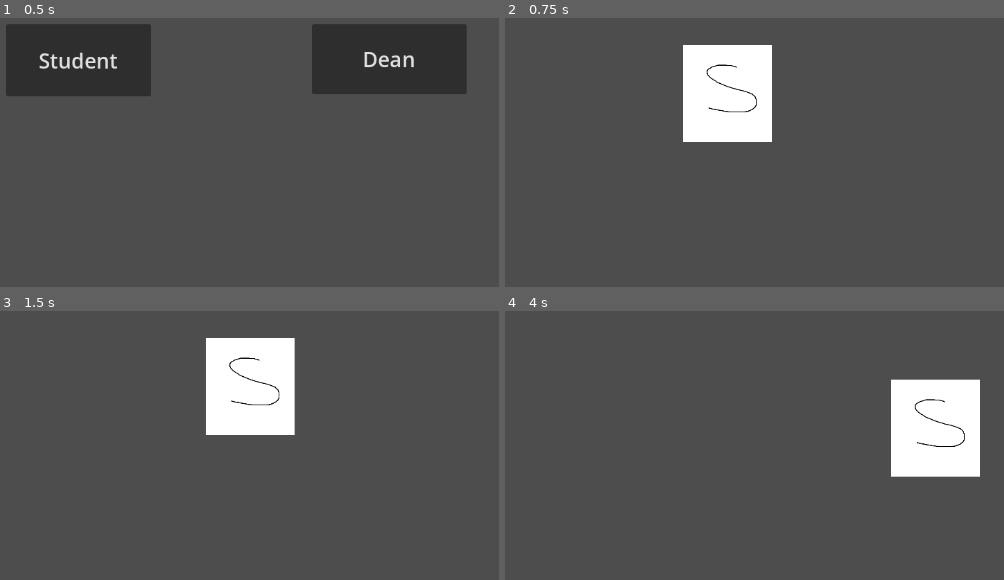
Above: before the commit, frames 1-4 (two rows, left to right).
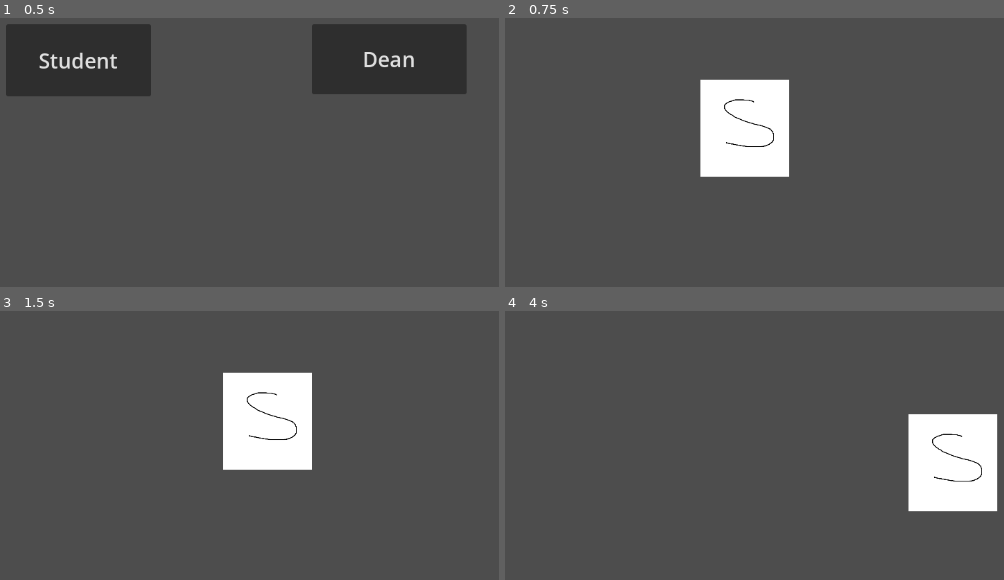
Above: after the commit, the same moments.

Repository: Deans-Paranoia/Deans-Paranoia
Game: Godot game, scene res://scenes/start_menu.tscn
Two runs of this game, one before a commit and one after it. Both use one fixed random seed, a clock stepped at 60 frames per second and the inputs below. The engine's default icon, where the game draws it, is replaced by a stand-in: a white triangle on a blue panel in a dark square.
Inputs:
- Up to frame 1 (0.5 s): no input
- Up to frame 2 (0.75 s): click "Student" at 0.5 s
- Up to frame 3 (1.5 s): tap Enter at 1.25 s; hold D (right) from 1.28 s (still down); tap F (open_tablet) at 1.35 s
- Up to frame 4 (4 s): release D (right) at 2.03 s; hold S (down) 2.03-2.78 s; tap F (open_tablet) at 2.1, 2.85, 3.6 s; hold D (right) 2.78-3.53 s; hold W (up) from 3.53 s (still down)

Frame 1 is identical in both runs. In frame 2, 6.5% of the frame differs, in the area x 35-57%, y 10-60%; in frame 3, 6.5%; in frame 4, 6.7%, in the area x 77-99%, y 25-75%.

Commit message:
Fixed players positioning
Deleted positioning in _ready() func
Changed position in dean.tscn and student.tscn

Diff:
--- a/scenes/dean.tscn
+++ b/scenes/dean.tscn
@@ -7,6 +7,9 @@
 [node name="Dean" instance=ExtResource("1_hbpgo")]
 script = ExtResource("2_14kl1")
 
+[node name="CharacterBody2D" parent="." index="0"]
+position = Vector2(575, 325)
+
 [node name="Sprite2D" parent="CharacterBody2D" index="0"]
 scale = Vector2(0.42, 0.42)
 texture = ExtResource("3_rxgh1")
--- a/scenes/student.tscn
+++ b/scenes/student.tscn
@@ -7,6 +7,9 @@
 [node name="Student" instance=ExtResource("1_6lj7h")]
 script = ExtResource("2_vaos0")
 
+[node name="CharacterBody2D" parent="." index="0"]
+position = Vector2(575, 325)
+
 [node name="Sprite2D" parent="CharacterBody2D" index="0"]
 scale = Vector2(0.42, 0.42)
 texture = ExtResource("3_02yls")
--- a/scripts/deanInput.gd
+++ b/scripts/deanInput.gd
@@ -1,9 +1,4 @@
 extends Node2D
-
-func _ready():
-	# ustawia gracza (mniej więcej) na środku
-	position.x = 550
-	position.y = 275
 
 # sprawdza czy wywołana została akcja "open_tablet" i wywołuje odpowiednią funkcję
 func _process(_delta):
--- a/scripts/studentInput.gd
+++ b/scripts/studentInput.gd
@@ -1,9 +1,4 @@
 extends Node2D
-
-func _ready():
-	# ustawia gracza (mniej więcej) na środku
-	position.x = 550
-	position.y = 275
 
 var has_booster: bool
 
